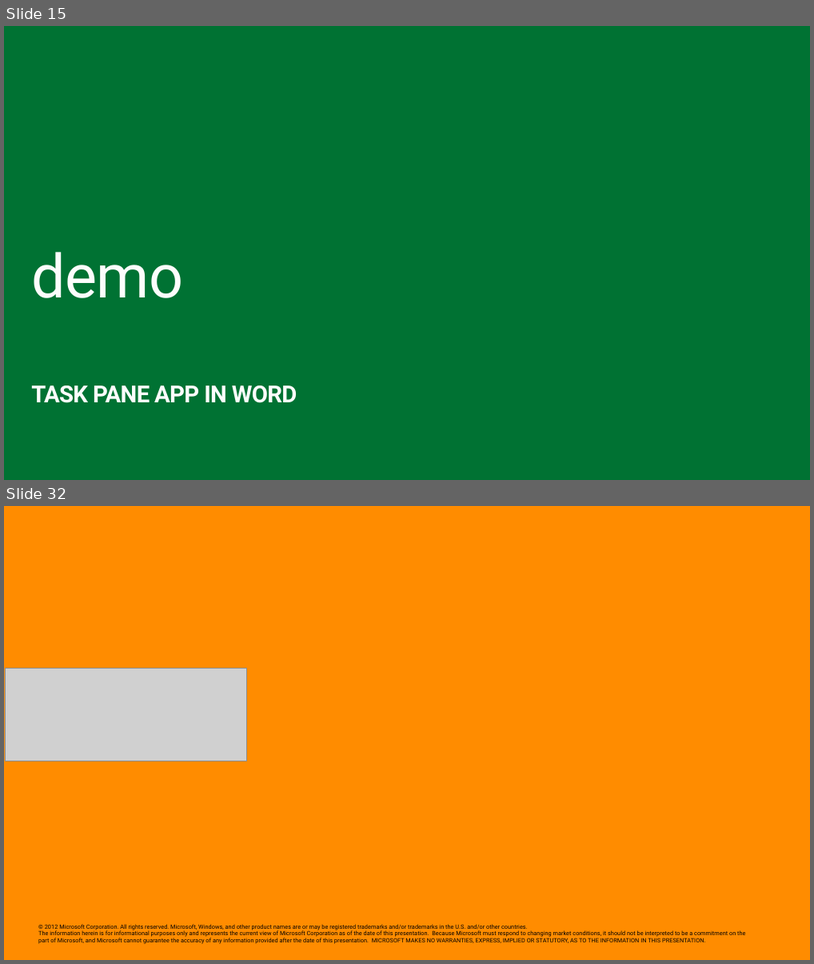
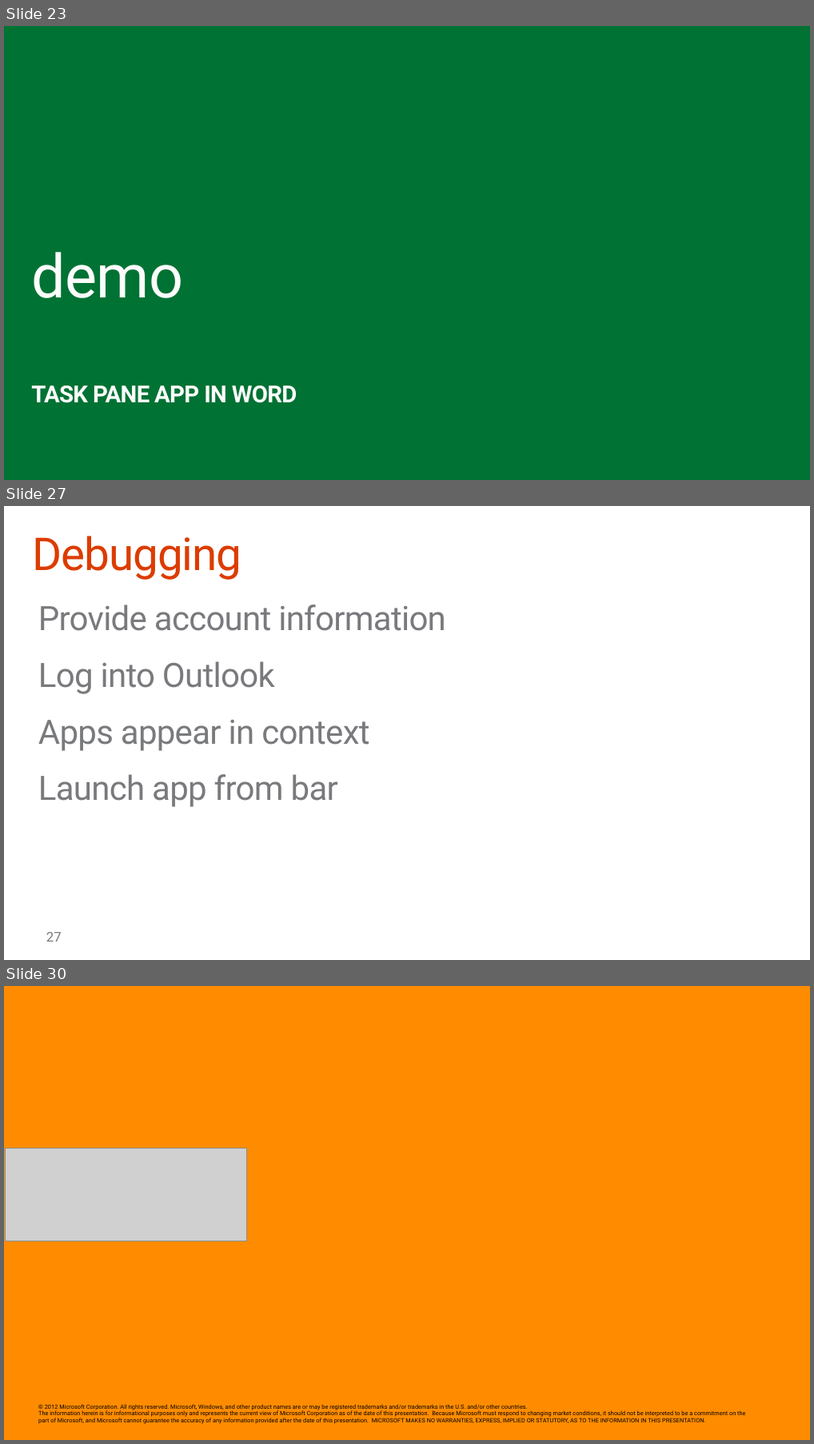
Before and after one commit to stinethebean/DevCampTraining, a slide deck: 05.Hook into Apps for Office/05.Hook into Apps for Office.pptx. Shown one above the other, each under a label of ours: slides 15 and 32 before the commit, slides 23, 27 and 30 after it; the slides between them are not shown. The pictures are 814x964 and 814x1444 pixels, drawn with LibreOffice and Linux fonts; fonts in the diff are those of the drawing; grey boxes stand for pictures; background and template pictures are left out. Boxes give left, top, right and bottom in pixels: in the first picture for what was removed or moved away, otherwise in the second. Text is boxed around its words. In the diff, an @@ line names an element or a change of style, - is before the commit and + after.

```diff
--- a/05.Hook into Apps for Office/05.Hook into Apps for Office.pptx
+++ b/05.Hook into Apps for Office/05.Hook into Apps for Office.pptx
@@ slide 27 added at (4,506,810,960), background #FFFFFF @@
@@ title added at (32,536,242,580), 55.1 pt, text #DC3C00 @@
+Debugging
@@ text added at (38,604,446,807), 40.8 pt, text #797A7D @@
+Provide account information
+Log into Outlook
+Apps appear in context
+Launch app from bar
@@ page number added at (46,932,62,941), 16.3 pt, text #797A7D @@
+27
@@ what was slide 15 is now slide 23 @@
@@ what was slide 32 is now slide 30 @@
```
Also in this commit, not shown: 3 slides changed, 21 other slides added, 24 slides removed, 1 other file.
